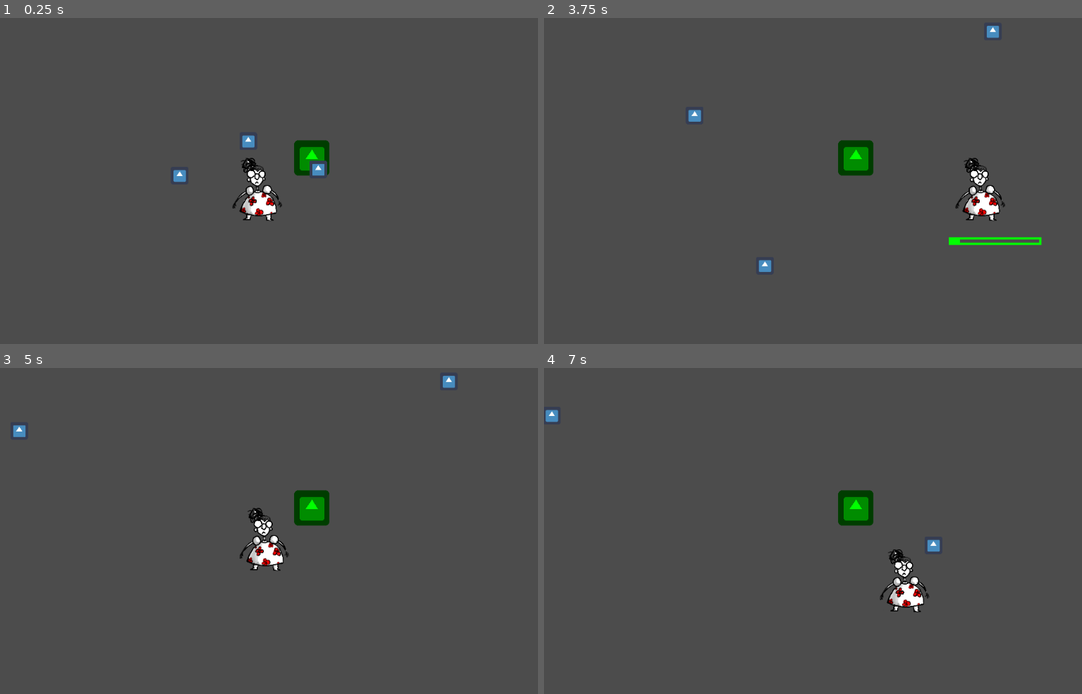
Above: before the commit, frames 1-4 (two rows, left to right).
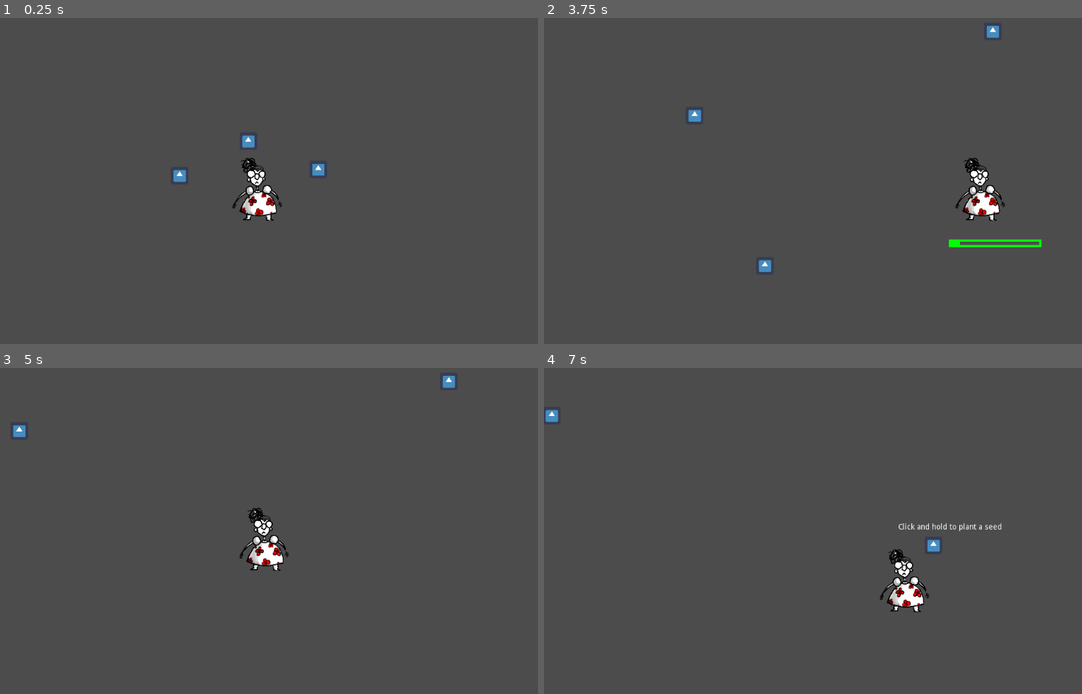
Above: after the commit, the same moments.

Repository: HedgeLizards/GGJ22
Game: Godot game, scene res://scenes/Main.tscn
The game is run twice, just before and just after one commit, with the same random seed, the same clock (stepped at 60 frames per second) and the same inputs. The engine's default icon, where the game draws it, is replaced by a stand-in: a white triangle on a blue panel in a dark square.
Inputs (mouse positions are in pixels of both pictures, inside the frame that each line leads up to):
- Up to frame 1 (0.25 s): no input
- Up to frame 2 (3.75 s): tap Enter at 0.5 s; move the mouse to (856, 158) at 0.52 s; press the mouse at (856, 158) at 0.53 s; hold D (right) 0.53-1.28 s; move the mouse to (710, 194) at 1.27 s; release the mouse at (710, 194) at 1.28 s; hold S (down) 1.28-2.03 s; click (710, 194) at 1.35 s; move the mouse to (882, 106) at 2.02 s; press the mouse at (882, 106) at 2.03 s; hold D (right) 2.03-2.78 s; move the mouse to (796, 246) at 2.77 s; release the mouse at (796, 246) at 2.78 s; hold W (up) 2.78-3.53 s; click (796, 246) at 2.85 s; move the mouse to (995, 229) at 3.52 s; press the mouse at (995, 229) at 3.53 s; hold A (left) from 3.53 s (still down)
- Up to frame 3 (5 s): keep holding A (left); move the mouse to (112, 478) at 4.27 s; release the mouse at (112, 478) at 4.28 s; click (112, 478) at 4.35 s
- Up to frame 4 (7 s): move the mouse to (856, 527) at 5.02 s; release A (left) at 5.03 s; press the mouse at (856, 527) at 5.03 s; hold S (down) 5.03-5.78 s; move the mouse to (743, 446) at 5.77 s; release the mouse at (743, 446) at 5.78 s; hold D (right) 5.78-6.53 s; click (743, 446) at 5.85 s; move the mouse to (947, 511) at 6.52 s; press the mouse at (947, 511) at 6.53 s; hold W (up) from 6.53 s (still down)

The runs differ from the first frame. In frame 1, 0.6% of the frame differs, in the area x 54-62%, y 37-49%; in frame 2, 1.2%, in the area x 54-93%, y 37-71%; in frame 3, 0.7%; in frame 4, 0.9%.

Commit message:
implemented planting seeds

Diff:
--- a/scenes/Main.tscn
+++ b/scenes/Main.tscn
@@ -1,32 +1,27 @@
-[gd_scene load_steps=7 format=2]
+[gd_scene load_steps=6 format=2]
 
 [ext_resource path="res://scenes/Rabbit.tscn" type="PackedScene" id=1]
 [ext_resource path="res://scripts/Tooltip.gd" type="Script" id=2]
 [ext_resource path="res://scenes/Player.tscn" type="PackedScene" id=3]
 [ext_resource path="res://scenes/Obstacle.tscn" type="PackedScene" id=4]
 [ext_resource path="res://scripts/Main.gd" type="Script" id=5]
-[ext_resource path="res://scenes/Plant.tscn" type="PackedScene" id=6]
 
 [node name="Main" type="Node"]
 script = ExtResource( 5 )
-
-[node name="Plant" parent="." instance=ExtResource( 6 )]
-position = Vector2( 566, 262 )
-
-[node name="Player" parent="." instance=ExtResource( 3 )]
-position = Vector2( 467, 319 )
 
 [node name="Tooltip" type="Label" parent="."]
 visible = false
 text = "Click and hold to plant a seed"
 align = 1
-valign = 2
 script = ExtResource( 2 )
 __meta__ = {
 "_edit_use_anchors_": false
 }
 
 [node name="Tween" type="Tween" parent="Tooltip"]
+
+[node name="Player" parent="." instance=ExtResource( 3 )]
+position = Vector2( 467, 319 )
 
 [node name="Rabbit" parent="." instance=ExtResource( 1 )]
 position = Vector2( 307, 300 )
--- a/scenes/Plant.tscn
+++ b/scenes/Plant.tscn
@@ -18,6 +18,7 @@
 
 [node name="Sprite" type="Sprite" parent="."]
 modulate = Color( 0, 1, 0, 1 )
+z_index = -3
 texture = ExtResource( 1 )
 
 [connection signal="mouse_entered" from="Area2D" to="." method="_on_Area2D_mouse_entered"]
--- a/scenes/Player.tscn
+++ b/scenes/Player.tscn
@@ -11,6 +11,7 @@
 
 [node name="Sprite" type="Sprite" parent="."]
 scale = Vector2( 0.25, 0.25 )
+z_index = -2
 texture = ExtResource( 2 )
 
 [node name="CollisionShape2D" type="CollisionShape2D" parent="."]
--- a/scenes/Rabbit.tscn
+++ b/scenes/Rabbit.tscn
@@ -13,6 +13,7 @@
 
 [node name="Sprite" type="Sprite" parent="."]
 scale = Vector2( 0.5, 0.5 )
+z_index = -1
 texture = ExtResource( 1 )
 
 [node name="RethinkTimer" type="Timer" parent="."]
--- a/scripts/Main.gd
+++ b/scripts/Main.gd
@@ -1,4 +1,4 @@
 extends Node
 
 var seeds = 5
-var hovered_plant
+var hovered_plants = []
--- a/scripts/Plant.gd
+++ b/scripts/Plant.gd
@@ -21,17 +21,17 @@
 	update()
 
 func _on_Area2D_mouse_entered():
-	Main.hovered_plant = self
+	Main.hovered_plants.push_back(self)
 
 	Tooltip.text = 'Click and hold to water the plant'
 
 func _on_Area2D_mouse_exited():
-	if Main.hovered_plant == self:
-		Main.hovered_plant = null
+	Main.hovered_plants.erase(self)
 
+	if Main.hovered_plants.empty():
 		Tooltip.text = 'Click and hold to plant a seed'
 
 func _draw():
-	if Main.hovered_plant == self:
+	if Main.hovered_plants.front() == self:
 		draw_rect(Rect2(-82, -52, 164, 10), Color.blue, false, 4)
 		draw_rect(Rect2(-80, -50, 160 * humidity, 6), Color.blue)
--- a/scripts/Tooltip.gd
+++ b/scripts/Tooltip.gd
@@ -1,16 +1,24 @@
 extends Label
+
+const Plant = preload('res://scenes/Plant.tscn')
 
 enum { IDLE, PLANTING, WATERING, HARVESTING }
 
 var action = IDLE
-var plant
+var active_plant
 var animation = 0
 
-onready var Player = $'../Player'
+onready var viewport = get_viewport()
 onready var Main = get_parent()
-onready var viewport = get_viewport()
+onready var Player = Main.get_node('Player')
 
-func update_position_and_visibility(mouse_position):
+func _process(delta):
+	if action == IDLE:
+		update_position_and_visibility()
+
+func update_position_and_visibility():
+	var mouse_position = viewport.get_mouse_position()
+
 	if mouse_position.distance_to(Player.position) < 200:
 		rect_position = mouse_position + Vector2(-rect_size.x / 2, 20)
 
@@ -23,31 +31,34 @@
 		visible = false
 
 func _input(event):
-	if event is InputEventMouseMotion && action == IDLE:
-		update_position_and_visibility(event.position)
-	elif visible && event is InputEventMouseButton && event.button_index == BUTTON_LEFT:
+	if visible && event is InputEventMouseButton && event.button_index == BUTTON_LEFT:
 		if event.pressed:
 			percent_visible = 0
 
-			if Main.hovered_plant == null:
+			if Main.hovered_plants.empty():
 				$Tween.interpolate_property(self, 'animation', 0, 1, 2)
 				$Tween.start()
 
 				action = PLANTING
-			elif Main.hovered_plant.fullgrown:
+			elif Main.hovered_plants.front().fullgrown:
 				action = HARVESTING
 			else:
 				action = WATERING
 
-				plant = Main.hovered_plant
-				plant.watered = true
+				active_plant = Main.hovered_plants.front()
+				active_plant.watered = true
 		else:
 			percent_visible = 1
 
 			if action != IDLE:
 				$Tween.remove_all()
 
-				_on_Tween_tween_completed(null, null)
+				match action:
+					WATERING:
+						active_plant.watered = false
+					PLANTING:
+						update_position_and_visibility()
+						update()
 
 				action = IDLE
 
@@ -57,14 +68,20 @@
 func _on_Tween_tween_completed(object, key):
 	match action:
 		WATERING:
-			plant.watered = false
+			active_plant.watered = false
 		PLANTING:
+			update_position_and_visibility()
+			update()
+
 			action = IDLE
 
-			update_position_and_visibility(viewport.get_mouse_position())
-			update()
+			var new_plant = Plant.instance()
+
+			new_plant.position = rect_position - Vector2(-rect_size.x / 2, 20)
+
+			Main.add_child(new_plant)
 
 func _draw():
 	if action == PLANTING:
-		draw_rect(Rect2(rect_size.x / 2 - 82, -2, 164, 10), Color.green, false, 4)
-		draw_rect(Rect2(rect_size.x / 2 - 80, 0, 160 * animation, 6), Color.green)
+		draw_rect(Rect2(rect_size.x / 2 - 82, rect_size.y - 12, 164, 10), Color.green, false, 4)
+		draw_rect(Rect2(rect_size.x / 2 - 80, rect_size.y - 10, 160 * animation, 6), Color.green)
